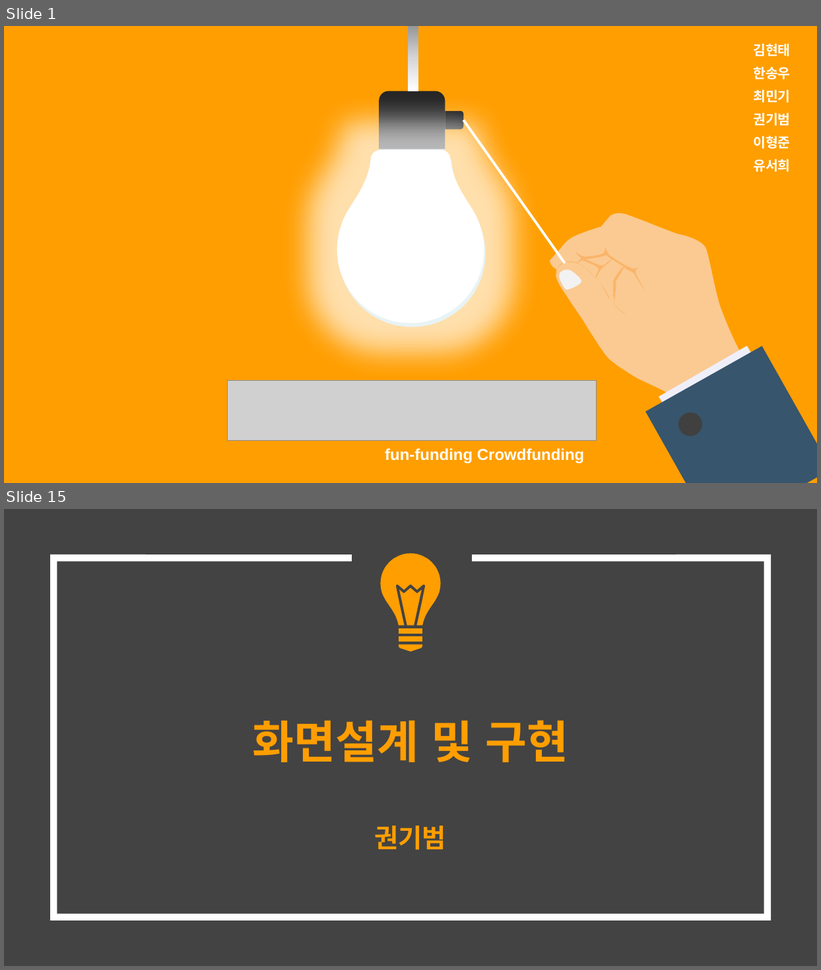
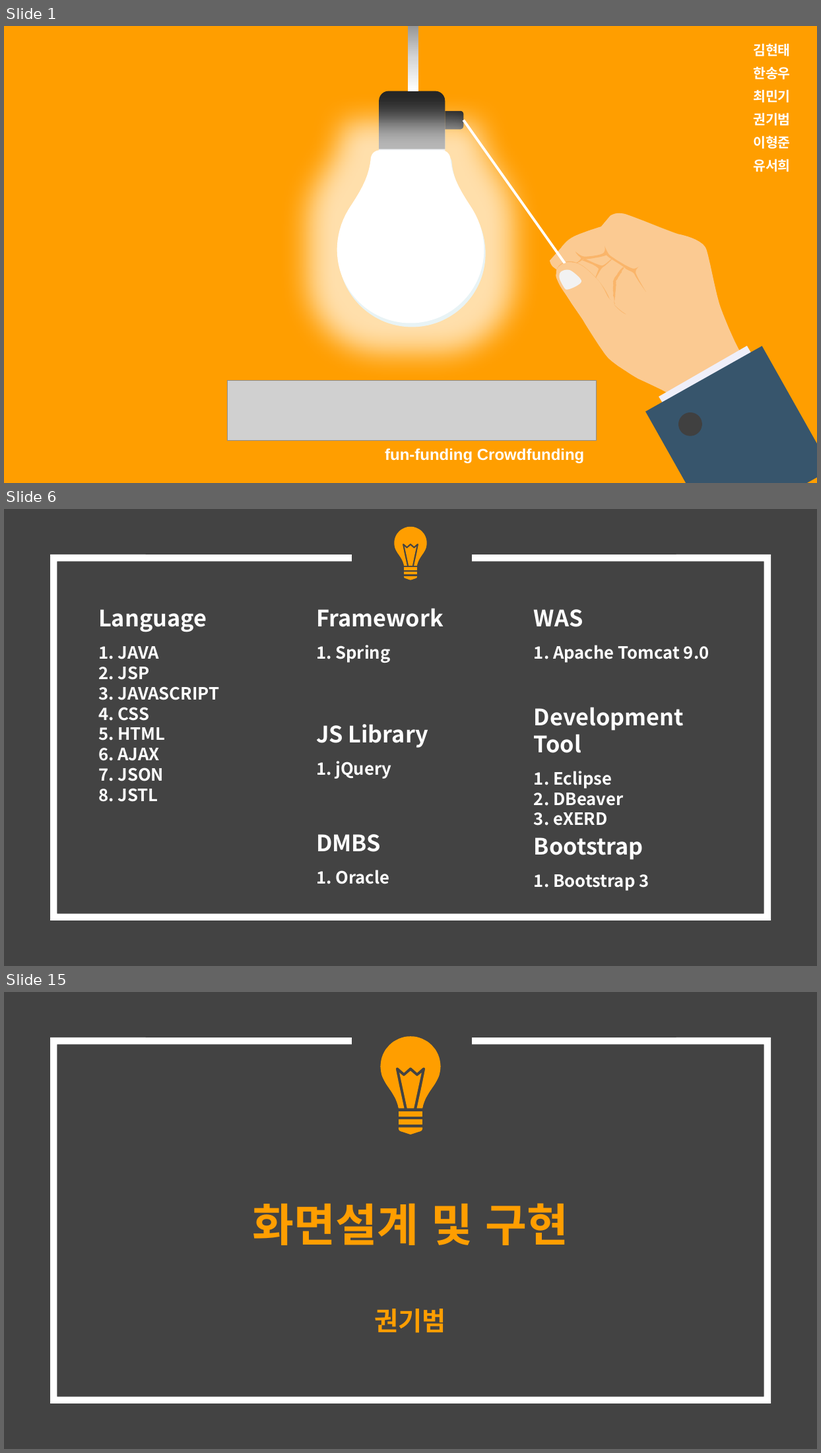
Before and after one commit to hhsw07/ezen-academy-projects, a slide deck: 0 발표용 파워포인트/0522 3차발표/0522 project06 - 파워포인트 종합.pptx. Shown one above the other, each under a label of ours: slides 1 and 15 before the commit, slides 1, 6 and 15 after it; the slides between them are not shown. The pictures are 821x970 and 821x1453 pixels, drawn with LibreOffice and Linux fonts; fonts in the diff are those of the drawing; grey boxes stand for pictures. Boxes give left, top, right and bottom in pixels: in the first picture for what was removed or moved away, otherwise in the second. Text is boxed around its words. In the diff, an @@ line names an element or a change of style, - is before the commit and + after.

```diff
--- a/0 발표용 파워포인트/0522 3차발표/0522 project06 - 파워포인트 종합.pptx
+++ b/0 발표용 파워포인트/0522 3차발표/0522 project06 - 파워포인트 종합.pptx
@@ slide 6 added at box(4, 509, 817, 966), background #434343; not listed: 1 template element that a slide beside it also shows @@
@@ group added at box(394, 527, 427, 580): 5 freeform shapes @@
@@ text added at box(98, 609, 219, 802), 15 pt, text #FFFFFF, bold @@
+Language
+    1. JAVA
+    2. JSP
+    3. JAVASCRIPT
+    4. CSS
+    5. HTML
+    6. AJAX
+    7. JSON
+    8. JSTL
@@ text added at box(316, 608, 444, 663), 20 pt, text #FFFFFF, bold @@
+Framework
+1. Spring
@@ text added at box(534, 609, 710, 663), 15 pt, text #FFFFFF, bold @@
+WAS
+1. Apache Tomcat 9.0
@@ text added at box(316, 724, 428, 779), 20 pt, text #FFFFFF, bold @@
+JS Library
+1. jQuery
@@ text added at box(534, 707, 684, 826), 15 pt, text #FFFFFF, bold @@
+Development Tool
+1. Eclipse
+2. DBeaver
+3. eXERD
@@ text added at box(316, 834, 389, 885), 15 pt, text #FFFFFF, bold @@
+DMBS
+1. Oracle
@@ text added at box(534, 838, 649, 891), 15 pt, text #FFFFFF, bold @@
+Bootstrap
+1. Bootstrap 3
```
Also in this commit, not shown: 2 slides changed, 16 other slides added, 13 slides removed.
